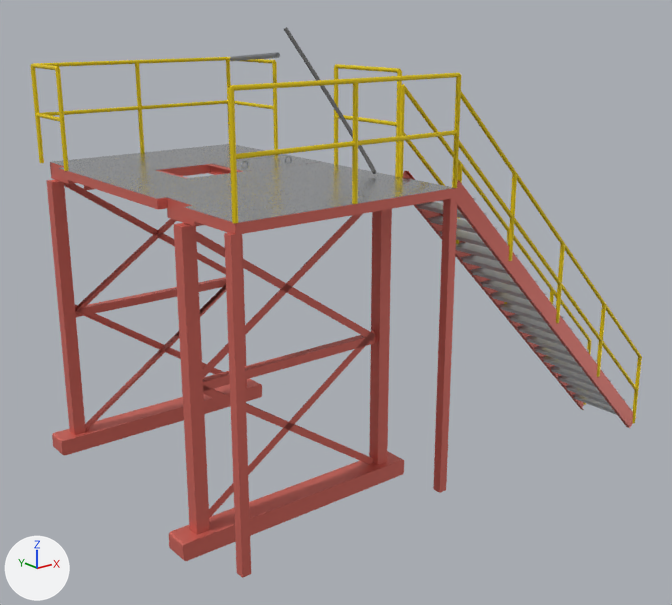
Renders of the glTF model public/models/rig10/sk575_piso.glb from each side of a commit.
Both versions are drawn from a 50 mm camera at (-5.26, -9.0, 5.3) aimed at (1.59, -0.44, 1.87). The axes (+X, +Y, +Z) are drawn at lower left. The lights are the same throughout. The older version comes first. Where no turn or scale is listed for an object, it has been applied to the vertices. Vertices at exactly the same position are counted once.

The first picture shows 'sk575_piso_acero', 'sk575_piso_amarillo', 'sk575_piso_grating', 'sk575_piso_rojo' and 2 more.
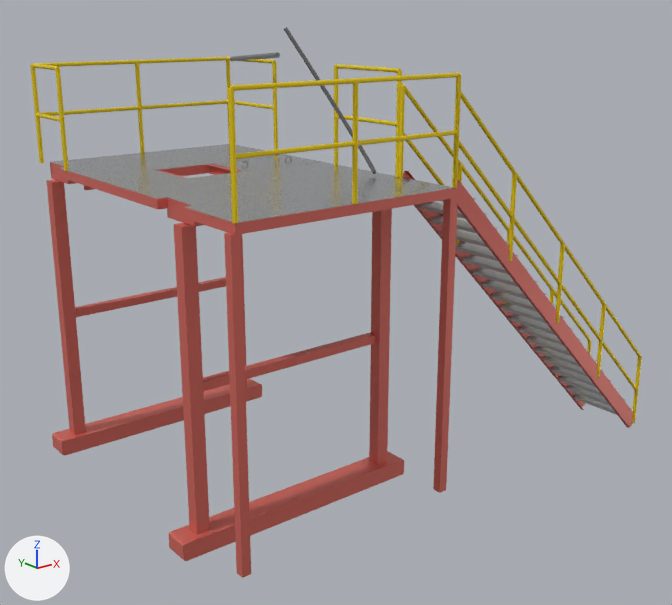
Commit message: fix(modelo): el piso de trabajo se dibuja sin las diagonales en X de la subestructura

Patch to the scene script:
```diff
--- a/public/models/rig10/sk575_piso.glb.py
+++ b/public/models/rig10/sk575_piso.glb.py
@@ me_sk575_piso_rojo @@
 # used by ob_sk575_piso_rojo; location = (1.9, -0.42, 1.8)
-me_sk575_piso_rojo.from_pydata(...)  # 985 vertices, 1818 faces; spans x -3.23..3.23, y -2.08..2.08, z -1.87..1.87
+me_sk575_piso_rojo.from_pydata(...)  # 898 vertices, 1660 faces; spans x -3.23..3.23, y -2.08..2.08, z -1.87..1.87
+# me_sk575_piso_rojo part 1: the loose piece of 22 vertices spanning x -2.93..-0.58, y -1.08..-1.0, z -1.62..1.62 is deleted
+# me_sk575_piso_rojo part 2: the loose piece of 22 vertices spanning x -2.88..-0.54, y 1.84..1.92, z -1.62..1.62 is deleted
+# me_sk575_piso_rojo part 3: the loose piece of 22 vertices spanning x -2.88..-0.54, y 1.84..1.92, z -1.55..1.55 is deleted
+# me_sk575_piso_rojo part 4: the loose piece of 22 vertices spanning x -2.93..-0.58, y -1.08..-1.0, z -1.55..1.55 is deleted
+# other edits to the shape of me_sk575_piso_rojo do not show in these pictures
 me_sk575_piso_rojo.materials.append(mat_sk575_piso_rojo)
```

Location of each change, [x1, y1, x2, y2] in pixels of the pictures (672 x 605 px):
part 1 of me_sk575_piso_rojo, deleted (mostly hidden): before [202, 214, 374, 465]
part 2 of me_sk575_piso_rojo, deleted (mostly hidden): before [64, 183, 226, 429]
part 3 of me_sk575_piso_rojo, deleted: before [75, 219, 223, 374]
part 4 of me_sk575_piso_rojo, deleted: before [196, 232, 375, 518]
